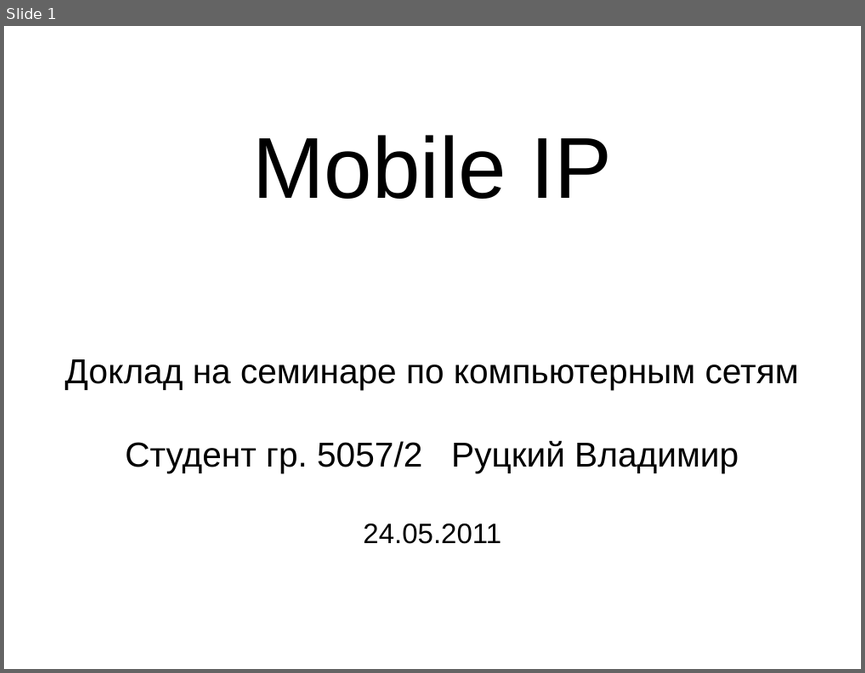
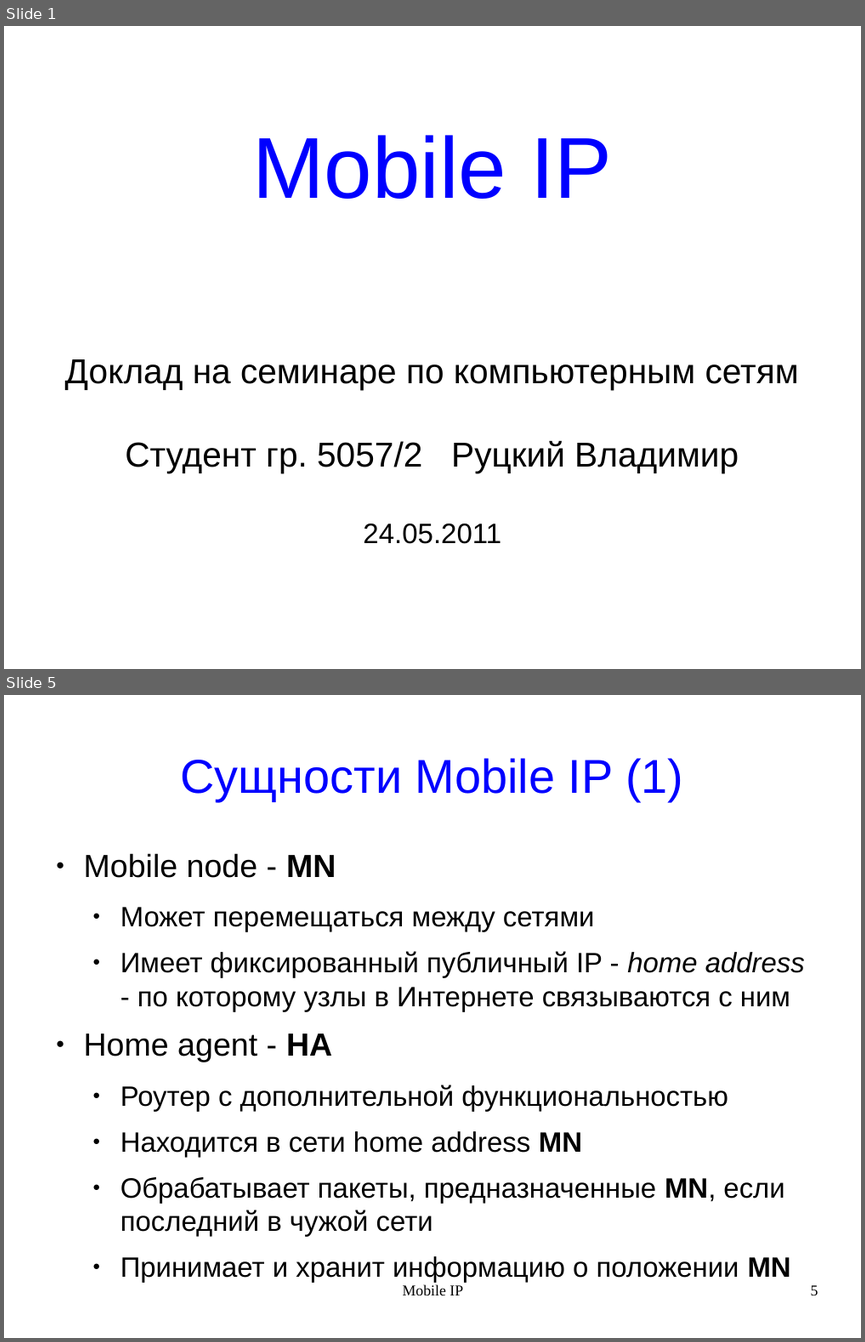
Before and after one commit to rutsky/semester10, a slide deck: Computer_networks/MobileIP/MobileIP.odp. Shown one above the other, each under a label of ours: slide 1 before the commit, slides 1 and 5 after it; the slides between them are not shown. The pictures are 865x673 and 865x1342 pixels, drawn with LibreOffice and Linux fonts; fonts in the diff are those of the drawing. Boxes give left, top, right and bottom in pixels: in the first picture for what was removed or moved away, otherwise in the second. Text is boxed around its words. In the diff, an @@ line names an element or a change of style, - is before the commit and + after.

Commit message:
MobileIP: WIP

```diff
--- a/Computer_networks/MobileIP/MobileIP.odp
+++ b/Computer_networks/MobileIP/MobileIP.odp
@@ slide 5 added at [4, 695, 861, 1338], background #FFFFFF @@
@@ title added at [181, 758, 683, 801], 44 pt, text #0000FF @@
+Сущности Mobile IP (1)
@@ text added at [84, 853, 805, 1282], 25.9 pt, text #000000 @@
+● Mobile node - MN
+  ● Может перемещаться между сетями
+  ● Имеет фиксированный публичный IP - home address - по которому узлы в Интернете связываются с ним
+● Home agent - HA
+  ● Роутер с дополнительной функциональностью
+  ● Находится в сети home address MN
+  ● Обрабатывает пакеты, предназначенные MN, если последний в чужой сети
+  ● Принимает и хранит информацию о положении MN
@@ text added at [403, 1284, 463, 1295], 14 pt, text #000000 @@
+Mobile IP
@@ page number added at [811, 1285, 818, 1295], 14 pt, text #000000 @@
+5
@@ slide 1 changed as well @@
@@ title "Mobile IP" at [252, 135, 612, 199]: text colour #000000 to #0000FF @@
```
Also in this commit, not shown: 8 other slides added, 1 slide removed.
